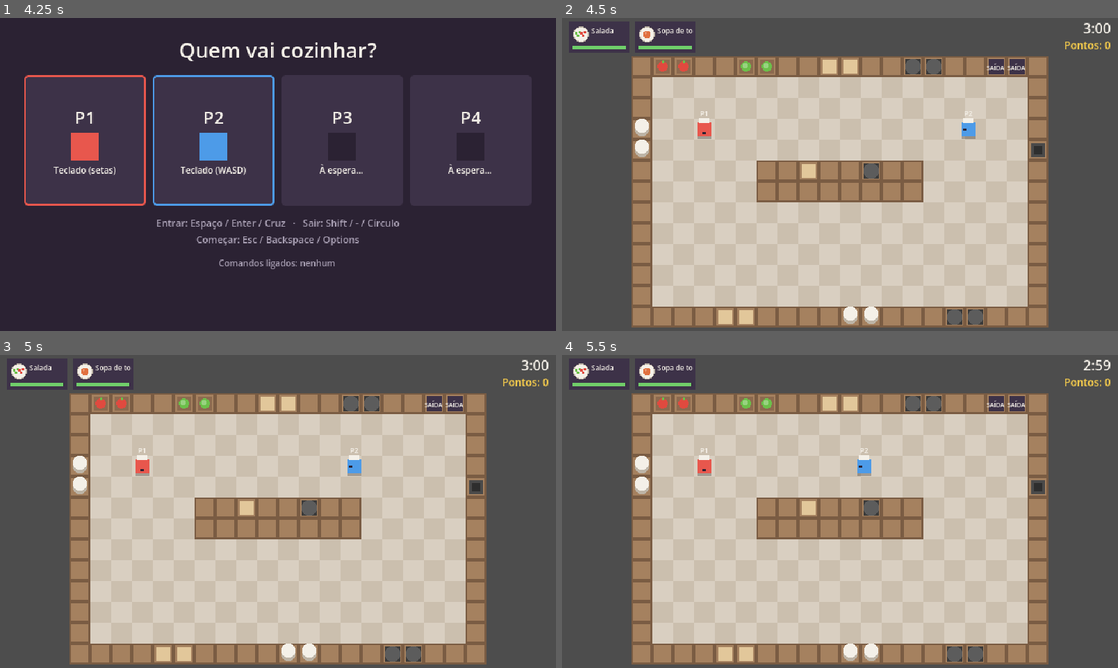
Above: before the commit, frames 1-4 (two rows, left to right).
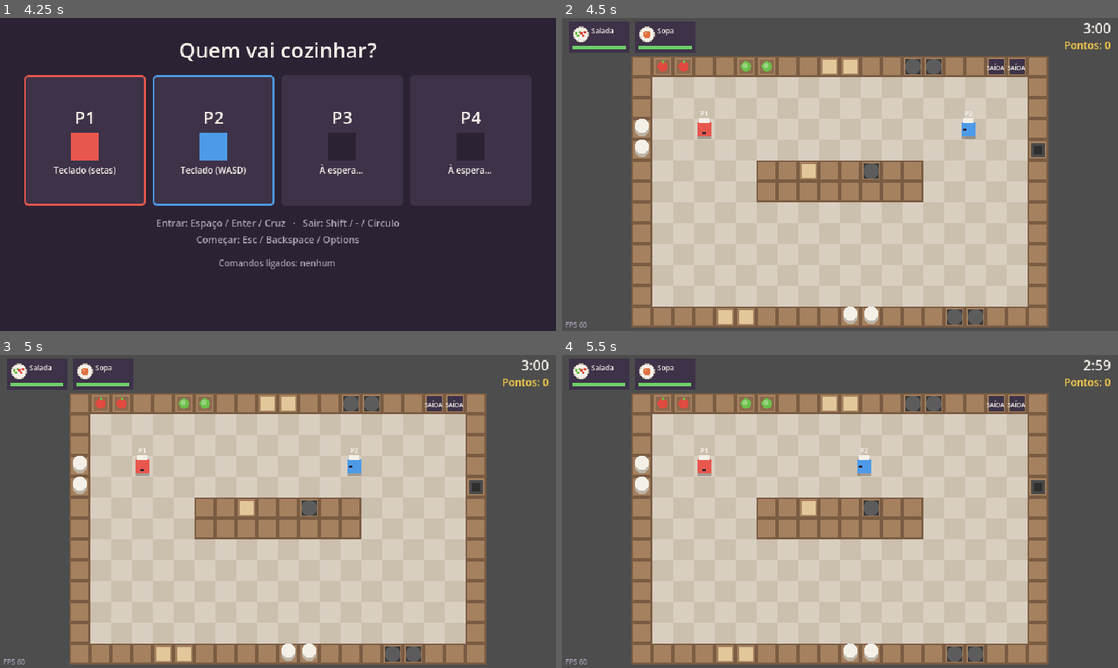
Above: after the commit, the same moments.

Repository: diogoardsilva/order-up
Game: Godot game, scene res://scenes/main_menu.tscn
The game is run twice, just before and just after one commit, with the same random seed, the same clock (stepped at 60 frames per second) and the same inputs.
Inputs:
- Up to frame 1 (4.25 s): click "Jogar (local)" at 0.5 s; tap Enter at 1.25, 2.75, 3.6 s; hold D 1.28-2.03 s; tap E at 1.35 s; tap Space at 1.52, 2, 2.27, 3.5, 3.77 s; hold S 2.03-2.78 s; tap Shift at 2.1 s; hold D 2.78-3.53 s; tap Q at 2.85 s; hold W from 3.53 s (still down)
- Up to frame 2 (4.5 s): tap Enter at 4.25 s; release W at 4.28 s; hold A from 4.28 s (still down); tap Backspace at 4.35 s
- Up to frame 3 (5 s): keep holding A; tap Space at 4.52 s
- Up to frame 4 (5.5 s): keep holding A; tap E at 5.1 s; tap Space at 5.27 s

Frame 1 is identical in both runs. In frame 2, less than 0.1% of the frame differs, in the area x 0-24%, y 3-99%; in frame 3, less than 0.1%; in frame 4, less than 0.1%.

Commit message:
Mostrar FPS no nível e encurtar o nome da sopa no talão
Co-Authored-By: Claude Opus 5.5 <noreply@anthropic.com>
Claude-Session: https://claude.ai/code/session_013qkLuViEpETPR2Tn1VCzGD

Diff:
--- a/scripts/kitchen/recipes.gd
+++ b/scripts/kitchen/recipes.gd
@@ -3,7 +3,7 @@
 
 const ALL: Array[Dictionary] = [
 	{"id": "salad", "name": "Salada", "needs": ["lettuce_chopped", "tomato_chopped"], "points": 20},
-	{"id": "soup", "name": "Sopa de tomate", "needs": ["soup"], "points": 30},
+	{"id": "soup", "name": "Sopa", "needs": ["soup"], "points": 30},
 ]
 
 ## Ingredientes que se podem pôr diretamente num prato.
--- a/scripts/level.gd
+++ b/scripts/level.gd
@@ -82,6 +82,9 @@
 		HORIZONTAL_ALIGNMENT_RIGHT, 132, 16, UiStyle.TEXT)
 	_hud.draw_string(font, Vector2(500, 36), "Pontos: %d" % _orders.score,
 		HORIZONTAL_ALIGNMENT_RIGHT, 132, 12, Color("f2c94c"))
+	# FPS para medir o desempenho em PCs fracos.
+	_hud.draw_string(font, Vector2(4, 356), "FPS %d" % Engine.get_frames_per_second(),
+		HORIZONTAL_ALIGNMENT_LEFT, -1, 8, UiStyle.MUTED)
 
 	if _finished:
 		_hud.draw_rect(Rect2(Vector2.ZERO, Vector2(640, 360)), Color(0, 0, 0, 0.7))
